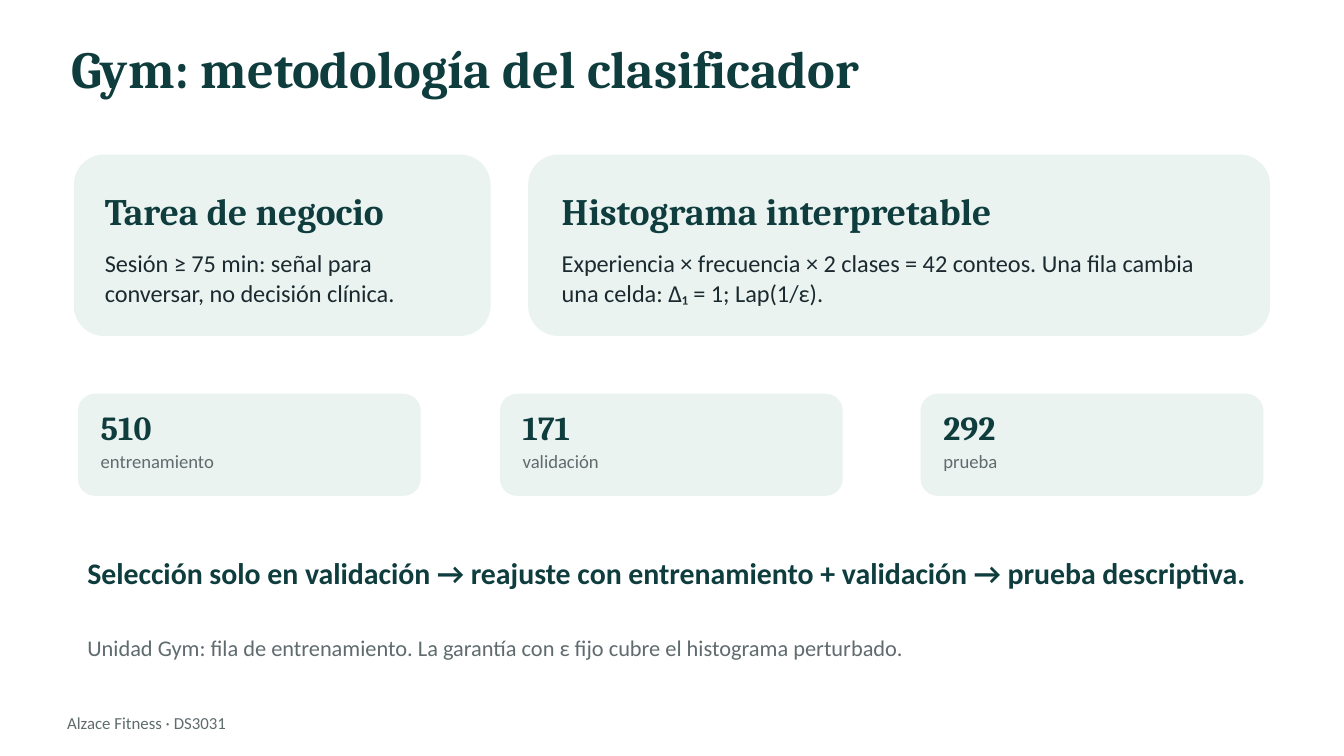
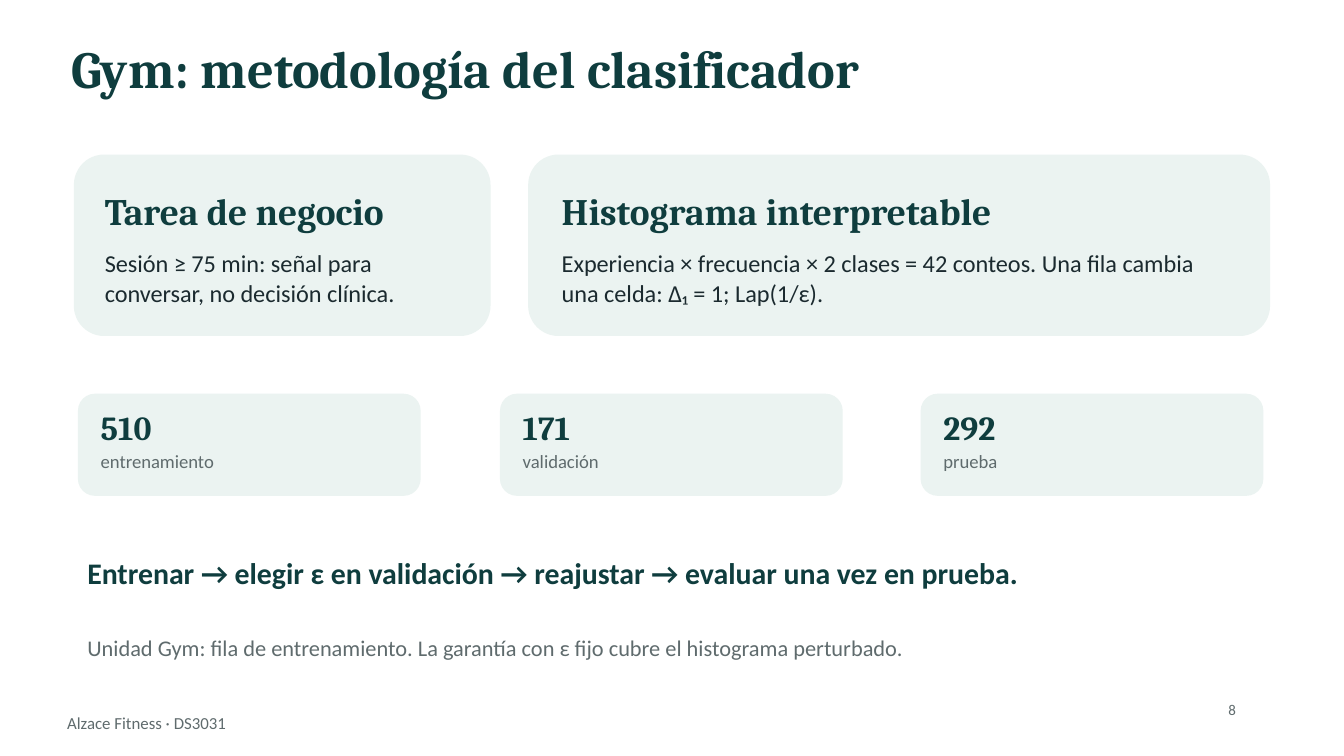
Before and after one commit to JoelxD12O/Proyecto-2---etica-y-seguridad-de-datos, a slide deck: slide 8 of presentacion/Presentacion_Alzace_Final.pptx (slide 9 before the commit). Drawn at 1344x756 pixels with LibreOffice and Linux fonts; fonts in the diff are those of the drawing. Boxes give left, top, right and bottom in pixels: in the first picture for what was removed or moved away, otherwise in the second. Text is boxed around its words. In the diff, an @@ line names an element or a change of style, - is before the commit and + after.

```diff
--- a/presentacion/Presentacion_Alzace_Final.pptx
+++ b/presentacion/Presentacion_Alzace_Final.pptx
@@ text at [87,563,1018,589]: text changed @@
-Selección solo en validación → reajuste con entrenamiento + validación → prueba descriptiva.
+Entrenar → elegir ε en validación → reajustar → evaluar una vez en prueba.
@@ text added at [1228,705,1236,715], 8 pt, text #5F6B6D @@
+8
```
Also in this commit, not shown: 13 other slides changed, 3 slides removed.
